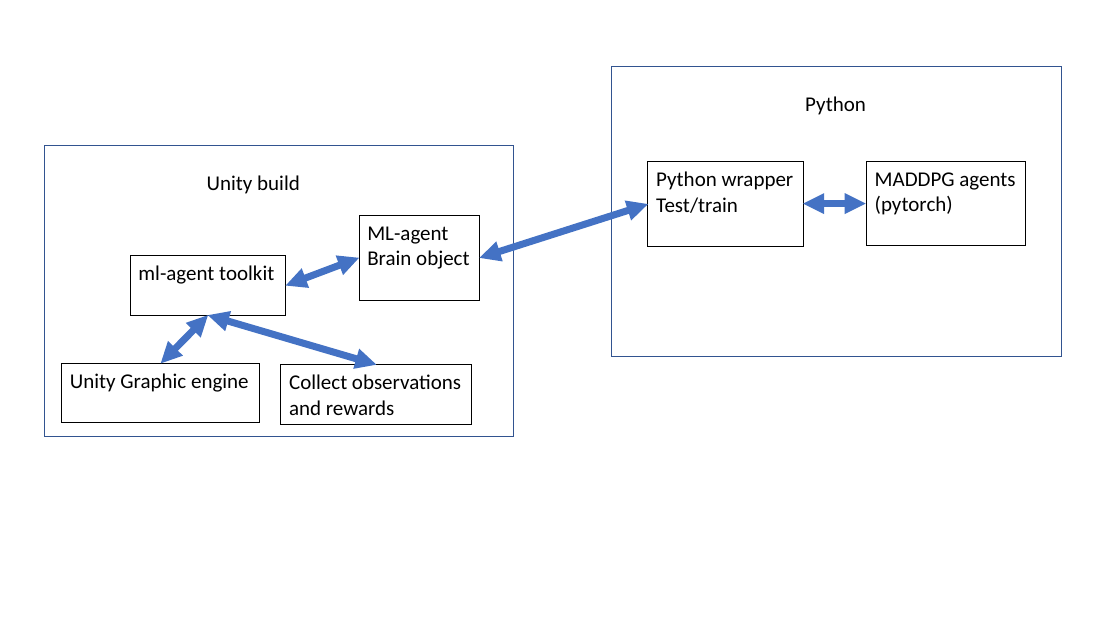
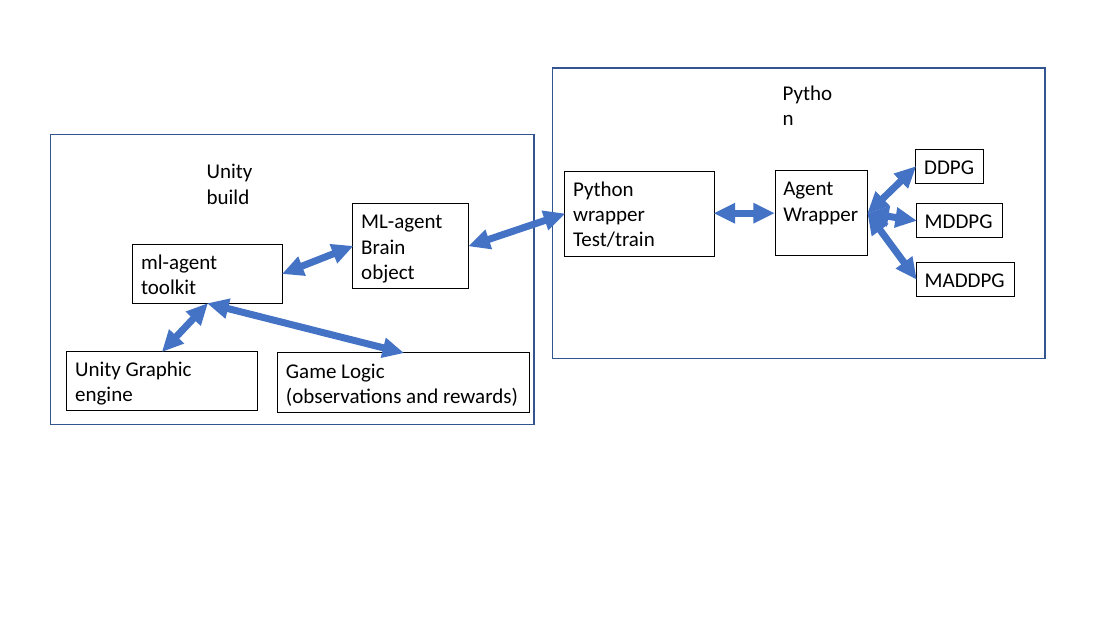
Before and after one commit to ShaharGottlieb/RL_Multy_Agent_Unity, a slide deck: slide 1 of work process/Block.pptx. Drawn at 1120x630 pixels with LibreOffice and Linux fonts; fonts in the diff are those of the drawing. Boxes give left, top, right and bottom in pixels: in the first picture for what was removed or moved away, otherwise in the second. Text is boxed around its words. In the diff, an @@ line names an element or a change of style, - is before the commit and + after.

```diff
--- a/work process/Block.pptx
+++ b/work process/Block.pptx
@@ rectangle: place and size @@
-rectangle at box(612, 66, 1062, 357)
+rectangle at box(553, 68, 1045, 359)
@@ text "Python": place and size @@
-text "Python" at box(805, 96, 866, 115)
+text "Python" at box(573, 181, 634, 200)
@@ rectangle: place and size @@
-rectangle at box(45, 146, 513, 437)
+rectangle at box(50, 134, 534, 425)
@@ text "Unity build" rewrapped from box(207, 175, 300, 194) to box(207, 163, 253, 204) @@
@@ rectangle "Python wrapper": place and size @@
-rectangle "Python wrapper" at box(648, 162, 803, 247)
+rectangle "Python wrapper" at box(565, 171, 714, 256)
@@ rectangle "Agent": place and size @@
-rectangle "Agent" at box(867, 161, 1027, 246)
+rectangle "Agent" at box(776, 171, 868, 255)
@@ group added at box(868, 150, 1014, 296): 3 rectangles, 3 double arrows @@
+DDPG
+MDDPG
+MADDPG
@@ rectangle "ML-agent": place and size @@
-rectangle "ML-agent" at box(359, 215, 479, 300)
+rectangle "ML-agent" at box(353, 204, 469, 289)
@@ text in rectangle at box(783, 181, 858, 225): text changed @@
-MADDPG agents
-(pytorch)
+Agent
+Wrapper
@@ double arrow moved from (480, 258) - (648, 204) to (469, 246) - (565, 213) @@
@@ double arrow moved from (803, 203) - (866, 203) to (714, 213) - (775, 213) @@
@@ rectangle "ml-agent toolkit": place and size @@
-rectangle "ml-agent toolkit" at box(130, 256, 286, 316)
+rectangle "ml-agent toolkit" at box(133, 245, 282, 304)
@@ double arrow moved from (286, 286) - (359, 258) to (282, 274) - (353, 246) @@
@@ double arrow moved from (208, 315) - (160, 364) to (208, 303) - (162, 352) @@
@@ double arrow moved from (208, 315) - (376, 365) to (208, 303) - (404, 353) @@
@@ rectangle "Unity Graphic engine": place and size @@
-rectangle "Unity Graphic engine" at box(61, 364, 260, 423)
+rectangle "Unity Graphic engine" at box(67, 352, 258, 412)
@@ rectangle "Game Logic": place and size @@
-rectangle "Game Logic" at box(281, 365, 472, 424)
+rectangle "Game Logic" at box(278, 353, 530, 413)
@@ text in rectangle at box(286, 363, 518, 406): text changed @@
-Collect observations
-and rewards
+Game Logic
+(observations and rewards)
```
Also in this commit, not shown: 1 slide added, 5 other files.
